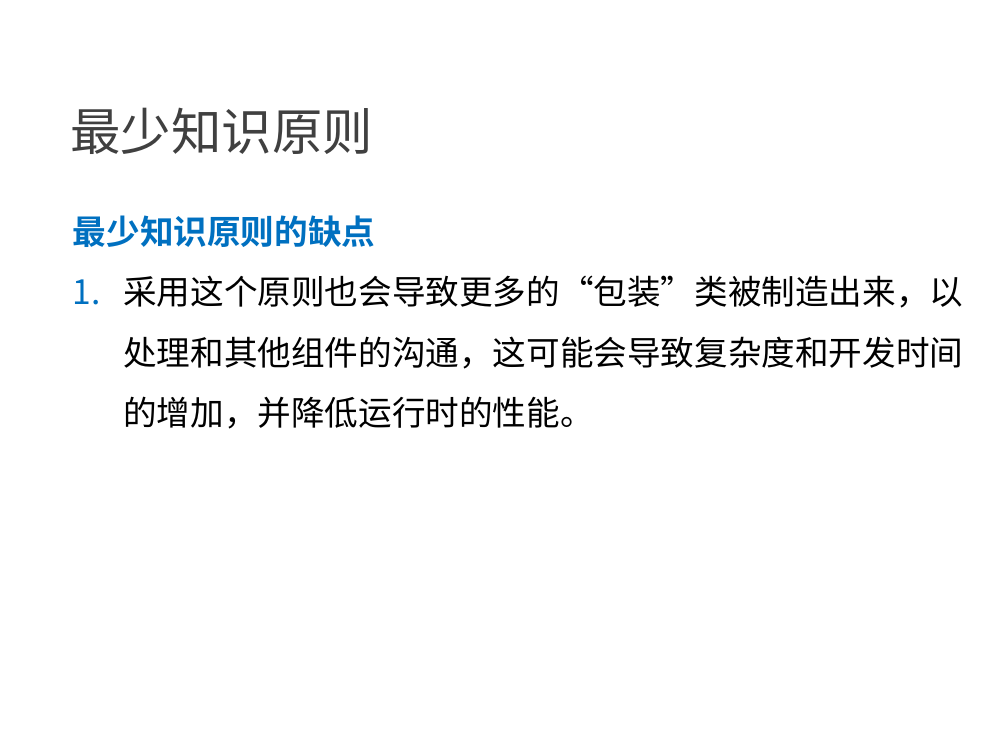
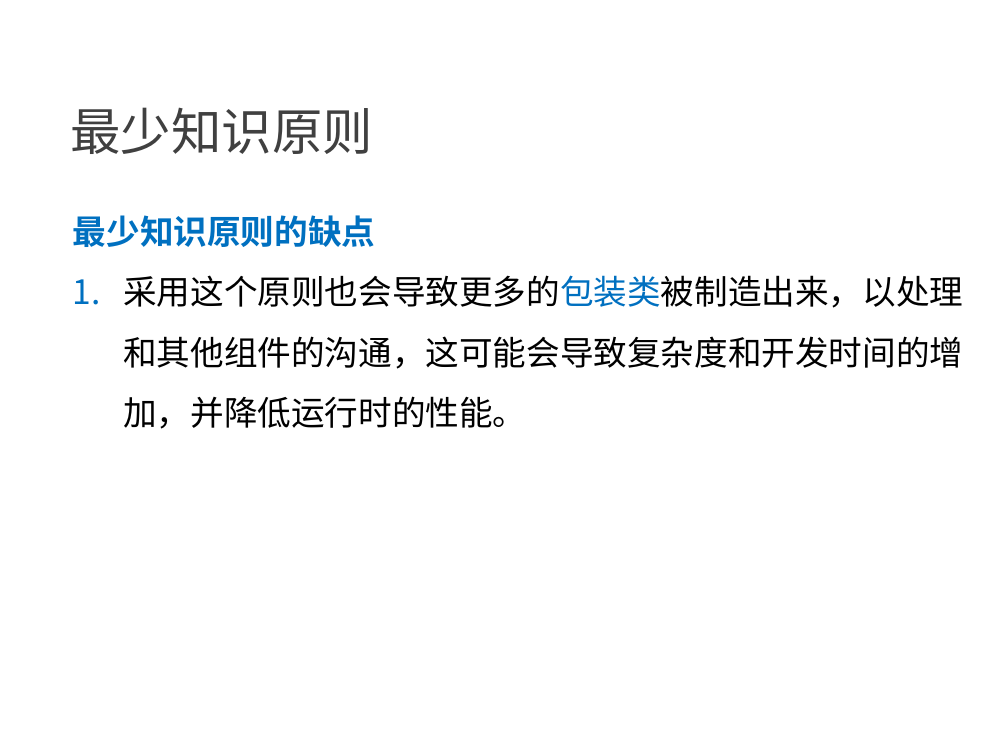
Before and after one commit to NewGr8Player/My-PPT, a slide deck: slide 34 of Design pattern/23种设计模式详解.pptx. Drawn at 1008x756 pixels with LibreOffice and Linux fonts; fonts in the diff are those of the drawing. Boxes give left, top, right and bottom in pixels: in the first picture for what was removed or moved away, otherwise in the second. Text is boxed around its words. In the diff, an @@ line names an element or a change of style, - is before the commit and + after.

```diff
--- a/Design pattern/23种设计模式详解.pptx
+++ b/Design pattern/23种设计模式详解.pptx
@@ text at (123,275,963,429): text changed @@
-1. 采用这个原则也会导致更多的“包装”类被制造出来，以处理和其他组件的沟通，这可能会导致复杂度和开发时间的增加，并降低运行时的性能。
+1. 采用这个原则也会导致更多的包装类被制造出来，以处理和其他组件的沟通，这可能会导致复杂度和开发时间的增加，并降低运行时的性能。
```
Also in this commit, not shown: 27 other slides changed.
